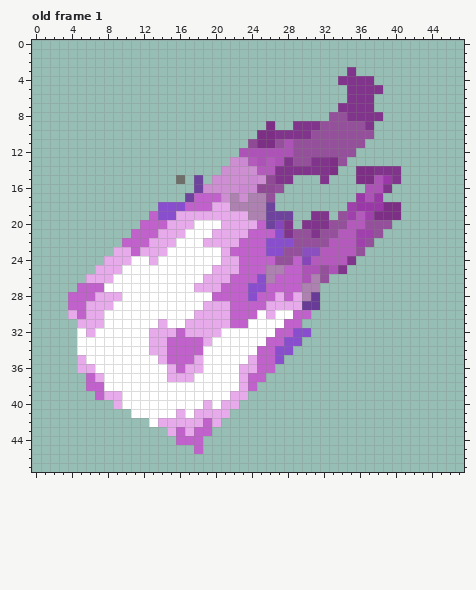
Animated GIF sprite -- site/img/mcc/cos/accessories/FireFistViolet.gif. Above: the version before the commit.
The file is 48x48 pixels. Colours within 5 levels of each other are drawn and written as one. Shown: old frame 1. The commit also changed other frames, which this record leaves out.
The same view after the edit:
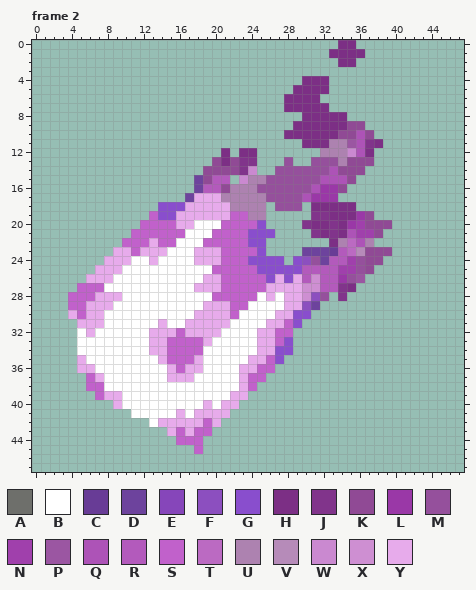
Palette (. is transparent): A #6e6f6b  B #ffffff  C #683c96  D #6d439d  E #8646ba  F #8c4fbf  G #894ecd  H #7c2f85  J #81348b  K #904a95  L #9a38a7  M #95509c  N #a040ac  P #9b56a2  Q #ad53b7  R #b35abc  S #c161cb  T #bb6ac2  U #ad82b0  V #b68bb9  W #ca89d0  X #ce8fd2  Y #e7abeb
A new or re-ordered frame is compared with the old frame closest to it.
Diff:
frames 1 -> 4
--- frame 2 is new; against old frame 1
@@ x 12..42 @@
- 0 ...............................
- 1 ...............................
- 2 ...............................
- 3 .......................J.......
- 4 ......................JJJJ.....
- 5 .......................JJJJ....
- 6 .......................JJJ.....
- 7 ......................JJJJ.....
- 8 .....................MMJJJJ....
- 9 ..............H..JJJMMMMMJ.....
-10 .............HHJJJJMMMMMMM.....
-11 ............KHHMQMMMMMMMM......
-12 ...........QQQQQQMMMMMMM.......
-13 ..........XWRQRQJMMJJHM........
-14 .........XXXXRRJJJJJJH..HHJJJ..
-15 ....A.D.XXXXWXKJJ...J...HHQLJ..
-16 ......DXXXXWWKKM.........QQJ...
-17 .....DSSSXUXUUM.........LQL....
-18 ..GGGSSSYYUUUUD........NLLLHH..
-19 .SGGYYYYYYYYUUDDD..JJ.MNRNHHH..
-20 SSSYYYBBBYYYYSDEJ.JJJMMRRMMM...
-21 SSYYYBBBYYYYSSSGJMMJMMRRNNM....
-22 SYYYBBBYYYYSSSGGGMMMMRRRNM.....
-23 YYYBBBBBBYSSSSGGMMFFRRRRM......
-24 BYBBBBBBBYYSSSSMMSERRRRJ.......
-25 BBBBBBBBYYYSSSUUSSQQMQJ........
-26 BBBBBBBYYYSSSGUSSSQUM..........
-27 BBBBBBYYYSSSGGSSSSUU...........
-28 BBBBBBBBSSSSGSSYSYUC...........
-29 BBBBBBBYYYSSSSYYYYCC...........
-30 BBBBBBYYYYSSSBYBBSS............
-31 BBYBBYYYYYSSBBBBSS.............
-32 BYYYSYYYYBBBBBBSSGG............
-33 BYYSSSSYBBBBBBSSGG.............
-34 BYYSSSSBBBBBBSSGG..............
-35 BBYSSSYBBBBBYSSG...............
+ 0 ......................HH.......
+ 1 .....................HHHH......
+ 2 ......................HH.......
+ 3 ...............................
+ 4 ..................HHH..........
+ 5 .................HHHH..........
+ 6 ................HHHH...........
+ 7 ................HHHHH..........
+ 8 ..................HHHHH........
+ 9 .................HHHHHHKK......
+10 ................HHHHHHKKQK.....
+11 ..................HHHUUPQJH....
+12 .........H.HH.......UUUWQH.....
+13 ........KHKJJ...M..MMMUKKK.....
+14 .......KKKKJW..MMMMMMQKKK......
+15 ......DKRR.WUUMMMMMMQQQK.......
+16 ......DRRKUUUMMMMMMQLLK........
+17 .....DYYYUUUUUMMMMQLLL.........
+18 ..GGGYYYYYUUUU.MMM.HHHHH.......
+19 .SGGYYYYYYSSUU.....JJHHHLK.....
+20 SSSSYYBBBSSSSG....JHHJHLNKKK...
+21 SSSSSBBBSSSSGGG....JHJHQNNK....
+22 SYSSBBBSSSSSGG.......HUTQU.....
+23 YYYBBBYYYSSSSG....DDDCRTVKKK...
+24 BYBBBBYYYSSSGGGG.GFMDRRNMKK....
+25 BBBBBBBBSSSSSGGGGGRRRRNNMK.....
+26 BBBBBBBYYSSSSSGYGYRXRRLMP......
+27 BBBBBBYYYSSSSSYYYYXXRRJH.......
+28 BBBBBBBBSSSSSBYBYYXFM.J........
+29 BBBBBBBYYYSSBBBBYYFD...........
+30 BBBBBBYYYYSBBBBYYGG............
+31 BBYBBYYYYYBBBBYYSG.............
+32 BYYYSYYYYBBBBYYSS..............
+33 BYYSSSSYBBBBBYYSG..............
+34 BYYSSSSBBBBBBYYGG..............
+35 BBYSSSYBBBBBYYSG...............
 36 BBBYSYYBBBBYYSS................
